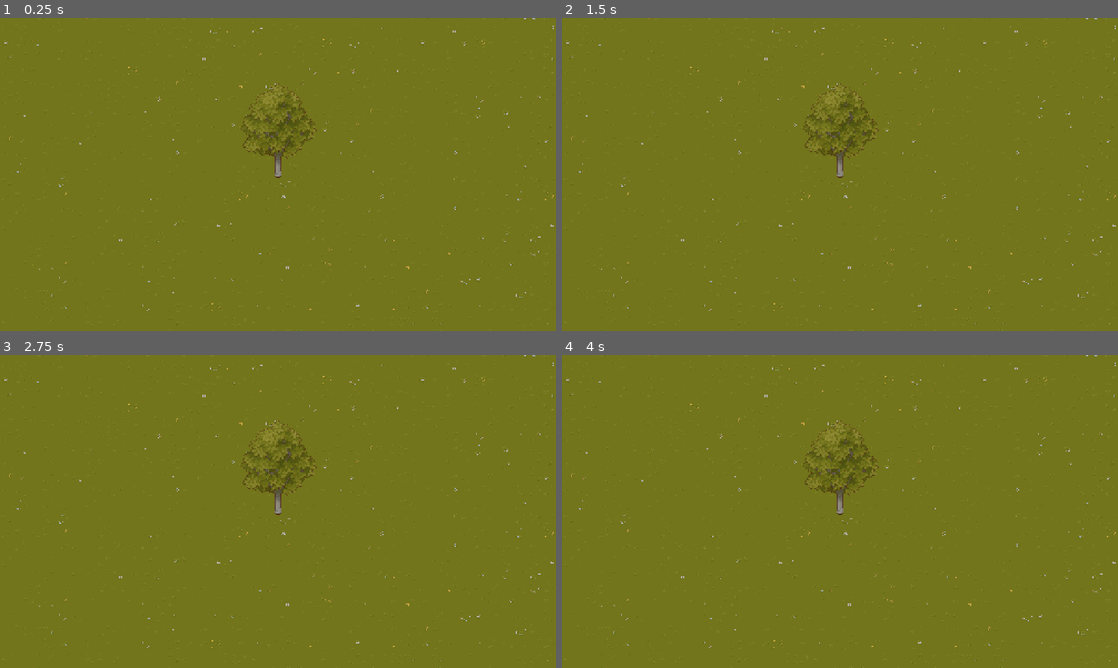
Above: before the commit, frames 1-4 (two rows, left to right).
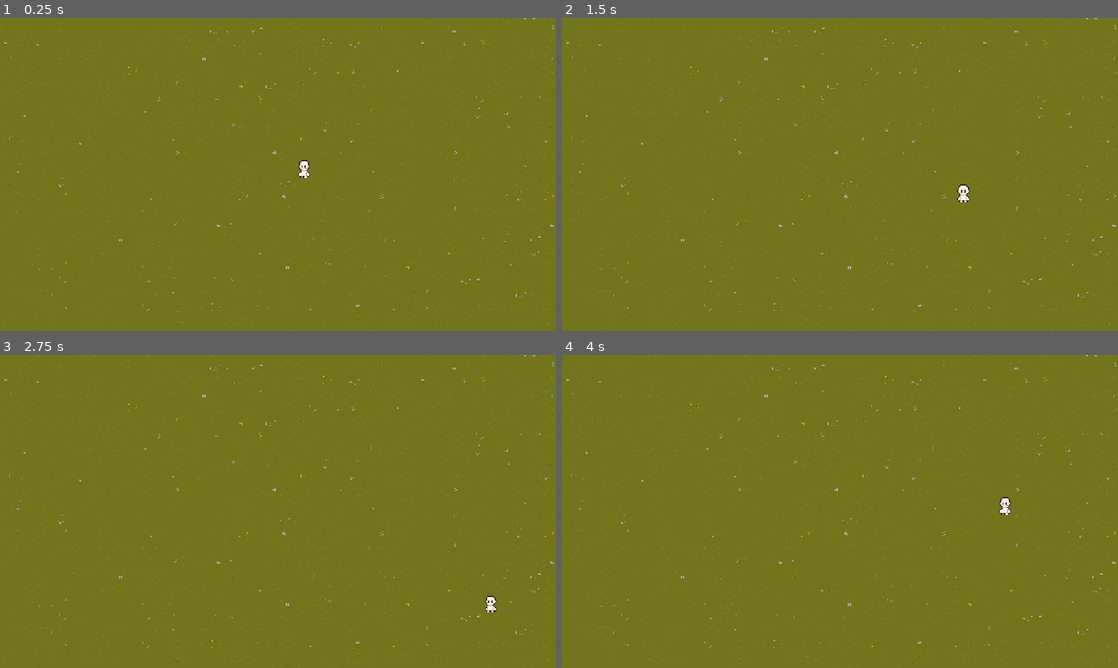
Above: after the commit, the same moments.

Repository: partizansych/neon-arena
Game: Godot game, scene res://scenes/world.tscn
The game is run twice, just before and just after one commit, with the same random seed, the same clock (stepped at 60 frames per second) and the same inputs.
Inputs:
- Up to frame 1 (0.25 s): no input
- Up to frame 2 (1.5 s): tap Enter at 0.5 s; hold D (move_right) 0.53-1.28 s; hold S (move_down) from 1.28 s (still down)
- Up to frame 3 (2.75 s): release S (move_down) at 2.03 s; hold D (move_right) from 2.03 s (still down)
- Up to frame 4 (4 s): release D (move_right) at 2.78 s; hold W (move_up) 2.78-3.53 s; hold A (move_left) from 3.53 s (still down)

The runs differ from the first frame. In frame 1, 0.9% of the frame differs, in the area x 43-57%, y 20-52%; in frame 2, 0.9%, in the area x 43-74%, y 20-59%; in frame 3, 0.9%; in frame 4, 0.9%.

Commit message:
Add textures and player movement script

Diff:
--- a/scenes/level_1.tscn
+++ b/scenes/level_1.tscn
@@ -1,7 +1,6 @@
 [gd_scene format=4 uid="uid://1o2e4v26vex1"]
 
 [ext_resource type="Texture2D" uid="uid://bgcyo6p5ykk7p" path="res://assets/sprites/TX Tileset Grass.png" id="1_014kd"]
-[ext_resource type="Texture2D" uid="uid://cs48j1ixunwul" path="res://assets/sprites/TX Plant.png" id="2_bswci"]
 
 [sub_resource type="TileSetAtlasSource" id="TileSetAtlasSource_bswci"]
 texture = ExtResource("1_014kd")
@@ -75,26 +74,8 @@
 tile_size = Vector2i(32, 32)
 sources/0 = SubResource("TileSetAtlasSource_bswci")
 
-[sub_resource type="AtlasTexture" id="AtlasTexture_rus8k"]
-atlas = ExtResource("2_bswci")
-region = Rect2(24, 14, 113, 139)
-
-[sub_resource type="CircleShape2D" id="CircleShape2D_bswci"]
-radius = 6.0
-
 [node name="Level1" type="Node2D" unique_id=796088748]
 
 [node name="TileMapLayer" type="TileMapLayer" parent="." unique_id=829525478]
 tile_map_data = PackedByteArray("AAD3/wQAAAAFAAIAAAD3/wMAAAAAAAAAAAD3/wIAAAACAAMAAAD3/wEAAAABAAIAAAD3/wAAAAAAAAAAAAD3// …(18352 unchanged characters)…
 tile_set = SubResource("TileSet_rus8k")
-
-[node name="Tree" type="StaticBody2D" parent="." unique_id=649353169]
-scale = Vector2(1.559999, 1.559999)
-
-[node name="Sprite2D" type="Sprite2D" parent="Tree" unique_id=80904042]
-position = Vector2(1, -65)
-texture = SubResource("AtlasTexture_rus8k")
-
-[node name="CollisionShape2D" type="CollisionShape2D" parent="Tree" unique_id=2122772822]
-position = Vector2(0, -2)
-shape = SubResource("CircleShape2D_bswci")
--- a/scenes/player.tscn
+++ b/scenes/player.tscn
@@ -1,14 +1,23 @@
 [gd_scene format=3 uid="uid://di2rik1fabq2j"]
 
 [ext_resource type="Script" uid="uid://px6m1iiefgi4" path="res://scripts/player.gd" id="1_3vyb7"]
+[ext_resource type="Texture2D" uid="uid://gt3n4w6115p8" path="res://assets/sprites/16x16 Idle-Sheet.png" id="2_g2els"]
 
 [sub_resource type="CircleShape2D" id="CircleShape2D_nckey"]
-radius = 32.0
+radius = 13.0
+
+[sub_resource type="AtlasTexture" id="AtlasTexture_qhqgy"]
+atlas = ExtResource("2_g2els")
+region = Rect2(0, 0, 20, 20)
 
 [node name="Player" type="CharacterBody2D" unique_id=1560013250]
 script = ExtResource("1_3vyb7")
 
 [node name="CollisionShape2D" type="CollisionShape2D" parent="." unique_id=1488387638]
+position = Vector2(0, -8)
 shape = SubResource("CircleShape2D_nckey")
 
 [node name="Sprite2D" type="Sprite2D" parent="." unique_id=251279576]
+position = Vector2(0, -25.000002)
+scale = Vector2(2.5, 2.5)
+texture = SubResource("AtlasTexture_qhqgy")
--- a/scenes/world.tscn
+++ b/scenes/world.tscn
@@ -1,5 +1,6 @@
 [gd_scene format=3 uid="uid://011hdllts8rm"]
 
+[ext_resource type="PackedScene" uid="uid://di2rik1fabq2j" path="res://scenes/player.tscn" id="2_rwgxs"]
 [ext_resource type="PackedScene" uid="uid://1o2e4v26vex1" path="res://scenes/level_1.tscn" id="2_tlwt5"]
 
 [node name="World" type="Node2D" unique_id=1969666468]
@@ -7,3 +8,6 @@
 [node name="Level1" parent="." unique_id=796088748 instance=ExtResource("2_tlwt5")]
 
 [node name="Camera2D" type="Camera2D" parent="." unique_id=2096802687]
+
+[node name="Player" parent="." unique_id=1560013250 instance=ExtResource("2_rwgxs")]
+position = Vector2(60, 8)
--- /dev/null
+++ b/scripts/player.gd
@@ -0,0 +1,10 @@
+class_name Player extends CharacterBody2D
+
+
+func _physics_process(delta: float) -> void:
+	var direction := Input.get_vector("move_left", "move_right", "move_up", "move_down")
+	var speed = 300.0 #get_stat_value(Stat.Type.SPEED)
+	velocity.x = direction.x * speed
+	velocity.y = direction.y * speed
+
+	move_and_slide()
Binary file added: assets/sprites/16x16 All Animations-Sheet.png
Not shown, added: assets/sprites/16x16 All Animations-Sheet.png.import
Binary file added: assets/sprites/16x16 Idle-Sheet.png
Not shown, added: assets/sprites/16x16 Idle-Sheet.png.import
Binary file added: assets/sprites/16x16 Interact-Sheet.png
Not shown, added: assets/sprites/16x16 Interact-Sheet.png.import
Binary file added: assets/sprites/16x16 Jump-Sheet.png
Not shown, added: assets/sprites/16x16 Jump-Sheet.png.import
Binary file added: assets/sprites/16x16 Rotate-Sheet.png
Not shown, added: assets/sprites/16x16 Rotate-Sheet.png.import
Binary file added: assets/sprites/16x16 Run-Sheet.png
Not shown, added: assets/sprites/16x16 Run-Sheet.png.import
(and 3 more such lines)
